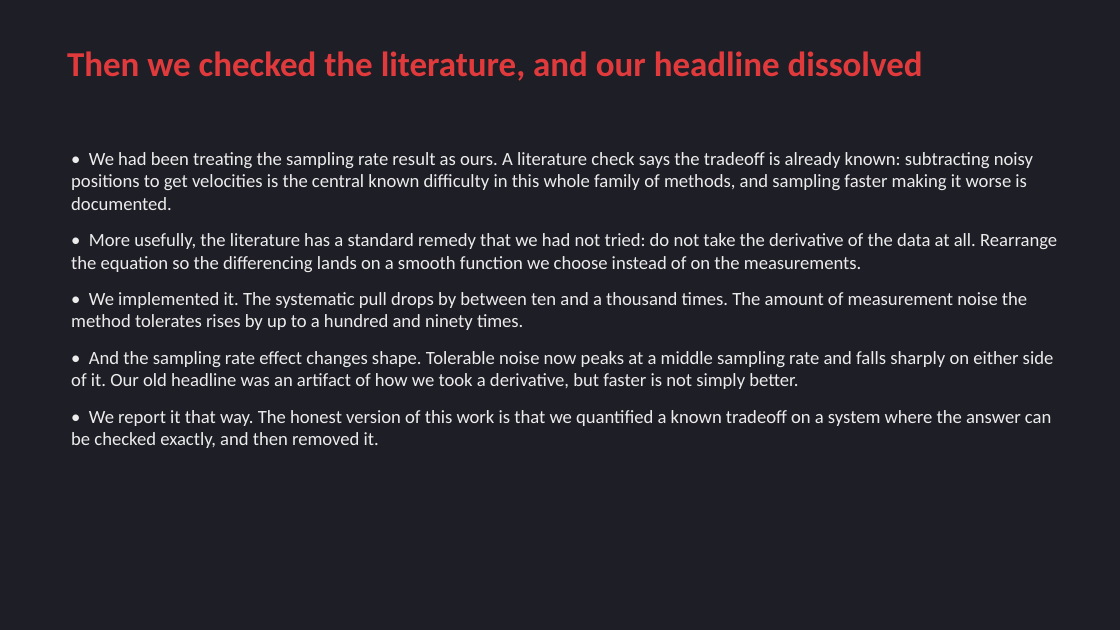
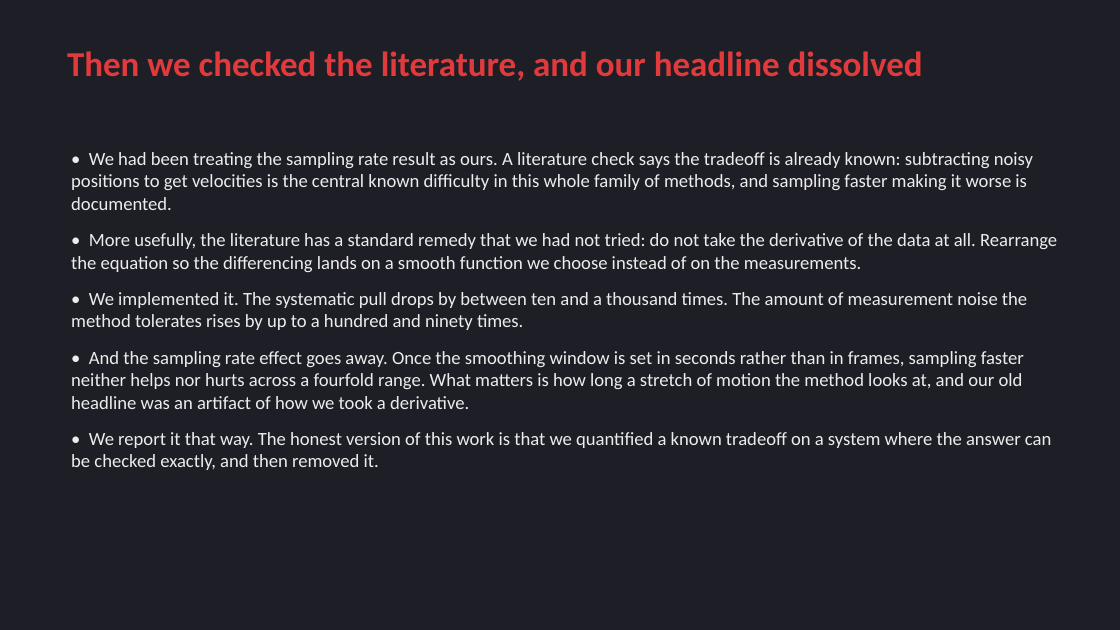
Before and after one commit to MustafaNazeer/Boids-Simulation-Research, a slide deck: slide 5 of meetings/september/28/presentation/progress-deck.pptx. Drawn at 1120x630 pixels with LibreOffice and Linux fonts; fonts in the diff are those of the drawing. Boxes give left, top, right and bottom in pixels: in the first picture for what was removed or moved away, otherwise in the second. Text is boxed around its words. In the diff, an @@ line names an element or a change of style, - is before the commit and + after.

Commit message:
Update the September 28 deck: the sampling rate effect goes away with a fixed duration window

```diff
--- a/meetings/september/28/presentation/progress-deck.pptx
+++ b/meetings/september/28/presentation/progress-deck.pptx
@@ text at [71, 351, 1024, 409]: text changed @@
-• And the sampling rate effect changes shape. Tolerable noise now peaks at a middle sampling rate and falls sharply on either side of it. Our old headline was an artifact of how we took a derivative, but faster is not simply better.
+• And the sampling rate effect goes away. Once the smoothing window is set in seconds rather than in frames, sampling faster neither helps nor hurts across a fourfold range. What matters is how long a stretch of motion the method looks at, and our old headline was an artifact of how we took a derivative.
```
